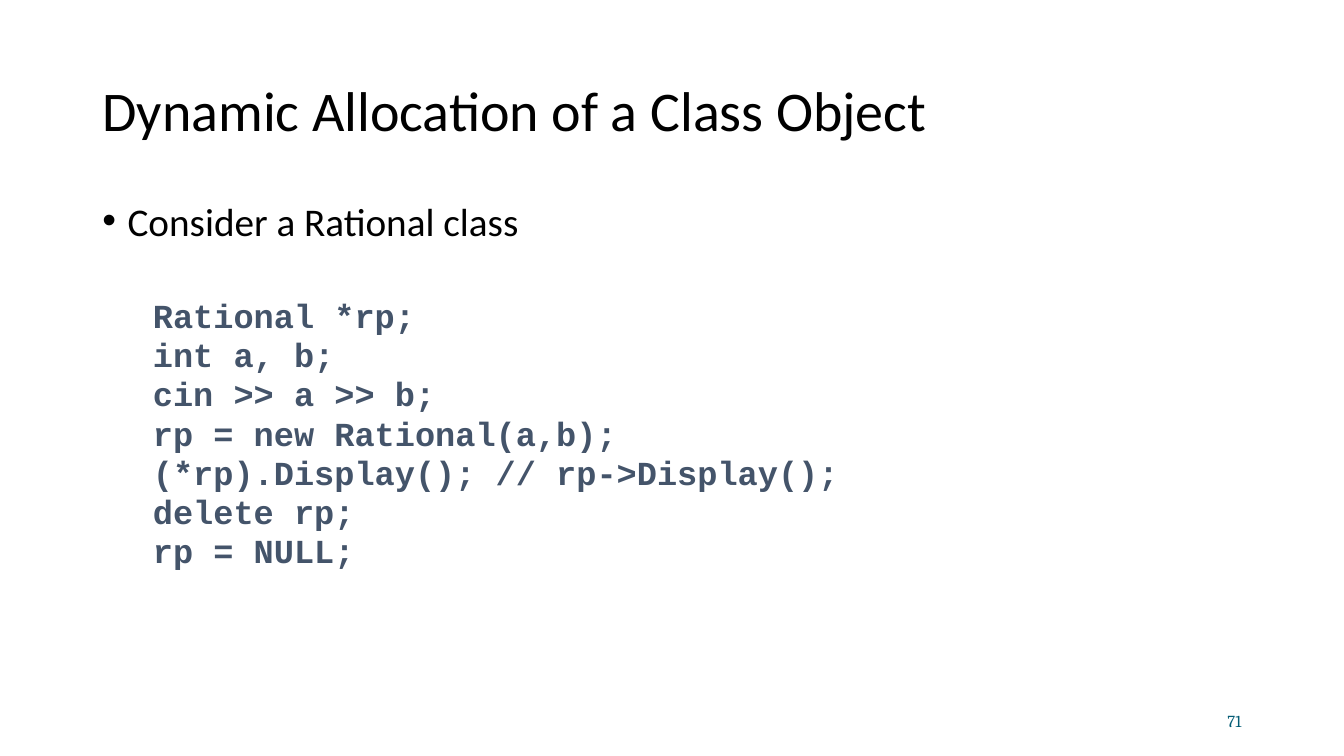
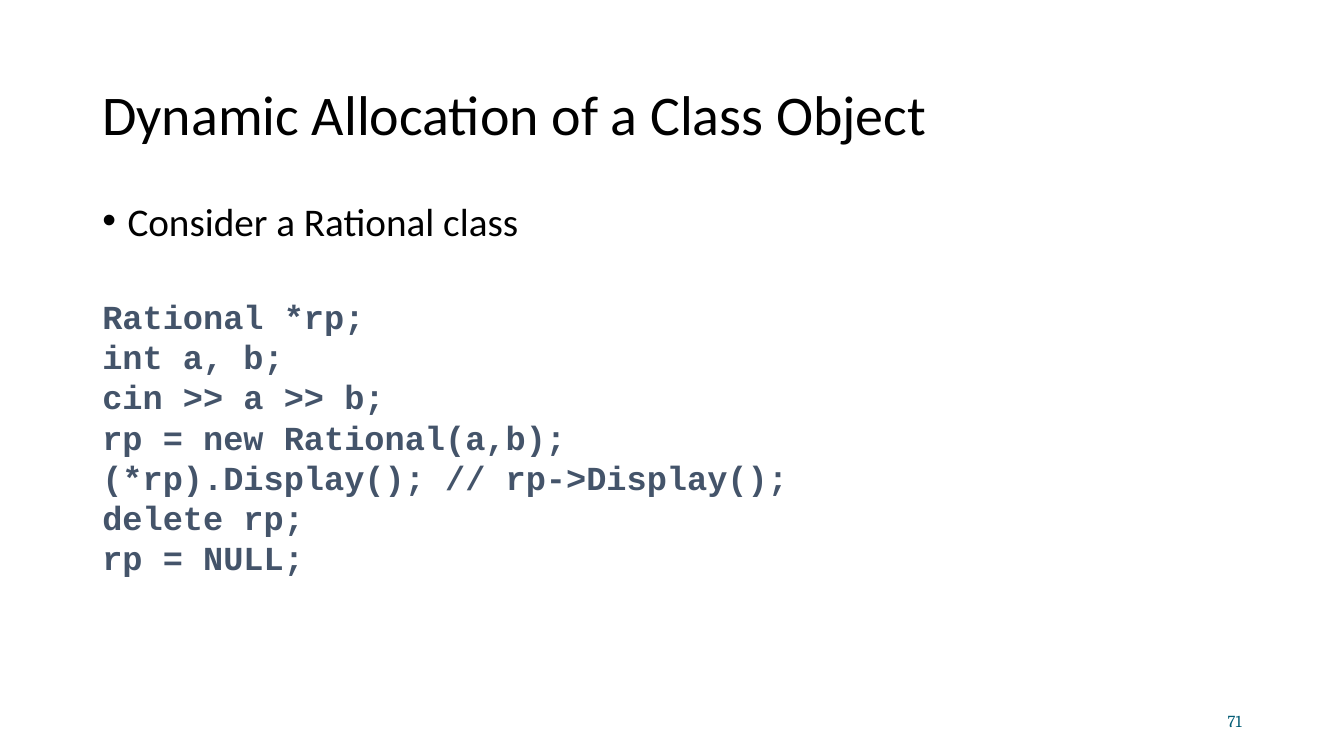
Before and after one commit to nusratha2016/CS244, a slide deck: slide 71 of Slides/CS244_pointers_rev2.pptx. Drawn at 1344x756 pixels with LibreOffice and Linux fonts; fonts in the diff are those of the drawing. Boxes give left, top, right and bottom in pixels: in the first picture for what was removed or moved away, otherwise in the second. Text is boxed around its words. In the diff, an @@ line names an element or a change of style, - is before the commit and + after.

```diff
--- a/Slides/CS244_pointers_rev2.pptx
+++ b/Slides/CS244_pointers_rev2.pptx
@@ text "Dynamic Allocation of a Class ..." at [102, 96, 926, 145]: line spacing 0.9 to 1 @@
@@ text "Consider a Rational class" at [102, 208, 788, 577]: list level 2 to 1 in "Rational *rp;"; line spacing 0.8 to 1; list level 2 to 1 in "int a, b;"; list level 2 to 1 in "cin >> a >> b;"; list level 2 to 1 in "rp = new Rational(a,b);"; list level 2 to 1 in "(*rp).Display(); // rp->Display();"; list level 2 to 1 in "delete rp;"; list level 2 to 1 in "rp = NULL;" @@
```
Also in this commit, not shown: 66 other slides changed, 2 other files.
